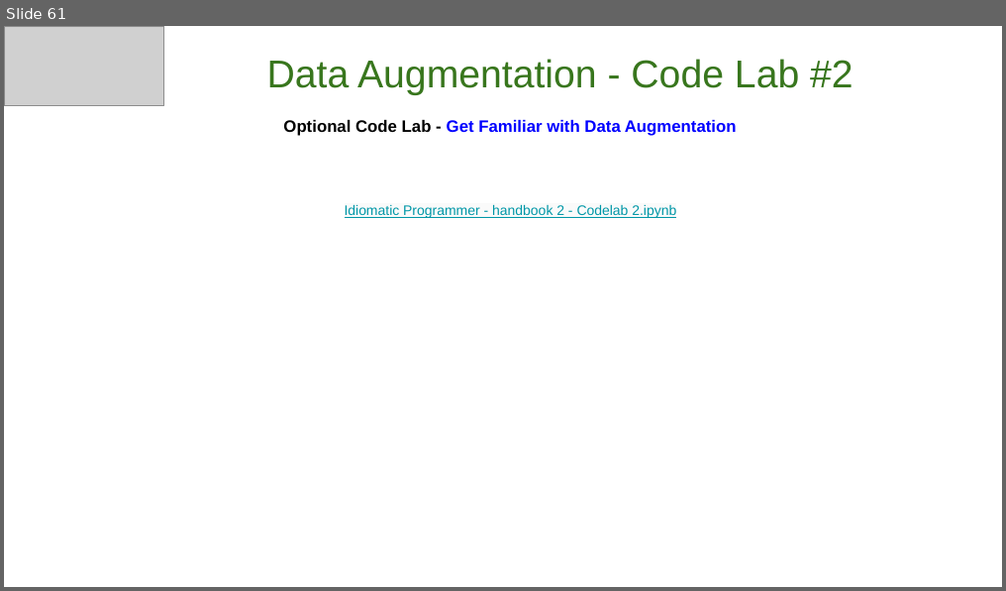
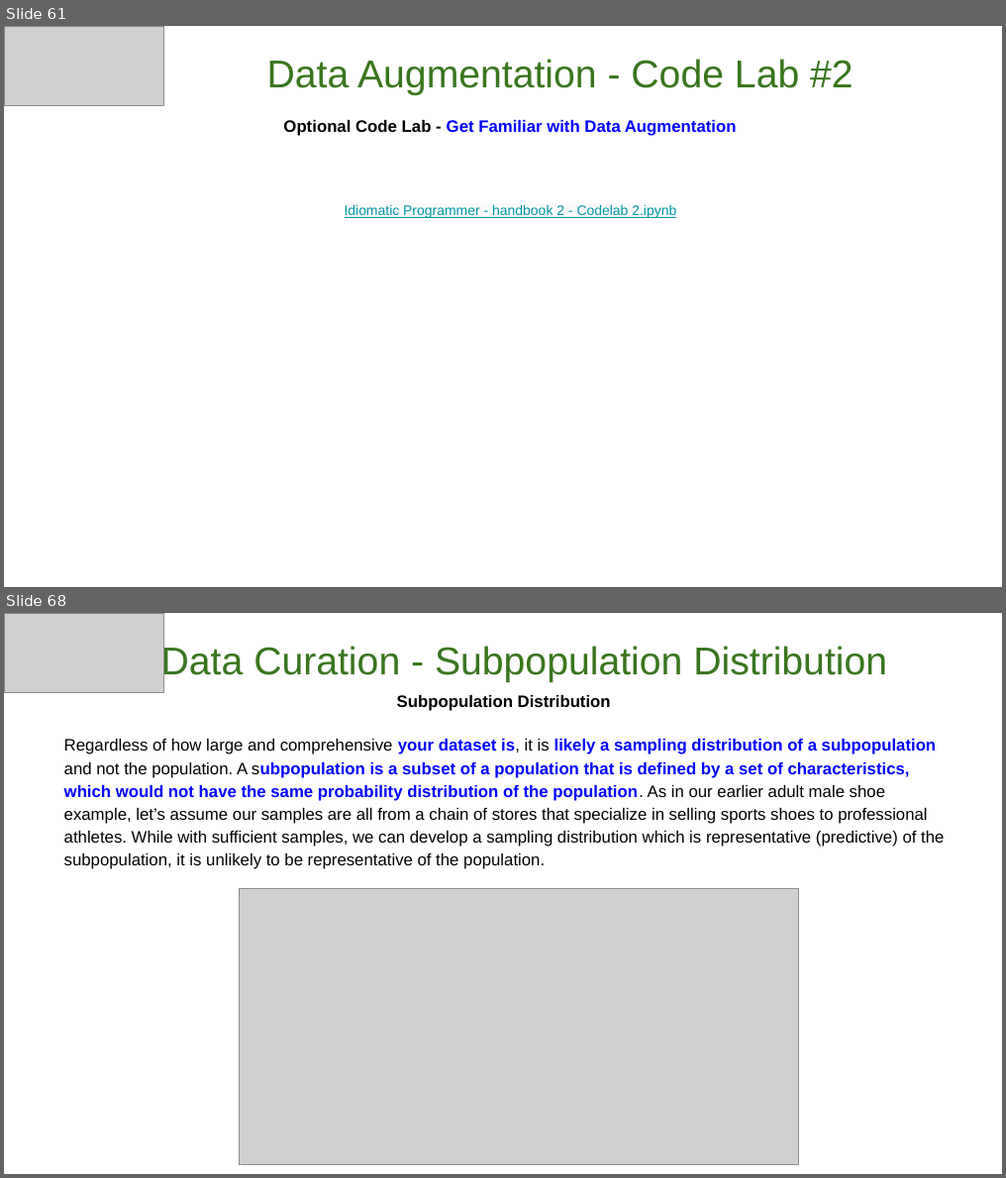
Before and after one commit to GoogleCloudPlatform/keras-idiomatic-programmer, a slide deck: workshops/Data_Augmentation/The Idiomatic Programmer - Learning Keras - Workshop - Data Augmentation.pptx. Shown one above the other, each under a label of ours: slide 61 before the commit, slides 61 and 68 after it; the slides between them are not shown. The pictures are 1006x591 and 1006x1178 pixels, drawn with LibreOffice and Linux fonts; fonts in the diff are those of the drawing; grey boxes stand for pictures. Boxes give left, top, right and bottom in pixels: in the first picture for what was removed or moved away, otherwise in the second. Text is boxed around its words. In the diff, an @@ line names an element or a change of style, - is before the commit and + after.

Commit message:
reorg data aug

```diff
--- a/workshops/Data_Augmentation/The Idiomatic Programmer - Learning Keras - Workshop - Data Augmentation.pptx
+++ b/workshops/Data_Augmentation/The Idiomatic Programmer - Learning Keras - Workshop - Data Augmentation.pptx
@@ slide 68 added at [4, 613, 1002, 1174], background #FFFFFF @@
@@ picture added at [4, 613, 163, 693] @@
@@ subtitle added at [161, 644, 887, 682], 28 pt, text #38761D @@
+Data Curation - Subpopulation Distribution
@@ text added at [64, 695, 944, 869], 12 pt, text #000000 @@
+Subpopulation Distribution
+Regardless of how large and comprehensive your dataset is, it is likely a sampling distribution of a subpopulation and not the population. A subpopulation is a subset of a population that is defined by a set of characteristics, which would not have the same probability distribution of the population. As in our earlier adult male shoe example, let’s assume our samples are all from a chain of stores that specialize in selling sports shoes to professional athletes. While with sufficient samples, we can develop a sampling distribution which is representative (predictive) of the subpopulation, it is unlikely to be representative of the population.
@@ picture added at [240, 888, 799, 1164] @@
```
Also in this commit, not shown: 27 other slides added.
